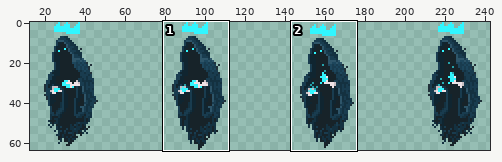
Edited in one commit: sprite sheet (MegaGameJamProject/Assets/Art/Sprites/Player/ghost idle.png). Above, an overview of the earlier version with the close-up marked.
Close-up. Old version:
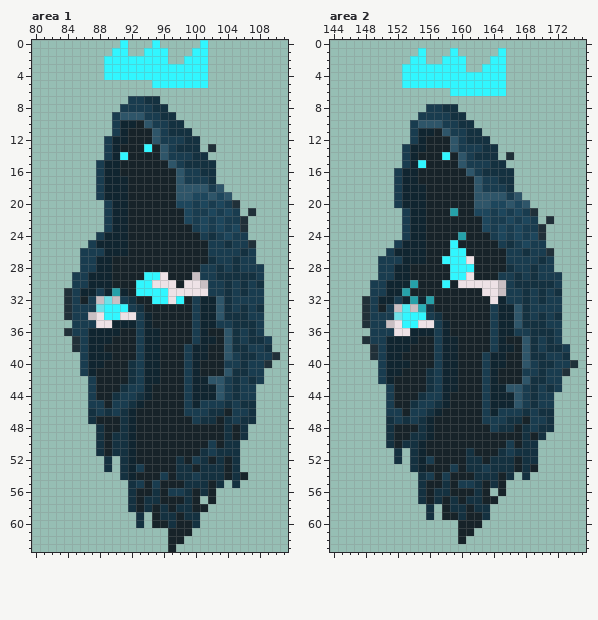
The file is 256x64 pixels. Colours within 5 levels of each other are drawn and written as one. Shown: area 1: x 80..111, y 0..63; area 2: x 144..175, y 0..63. The wide view leaves out empty margins. The commit also changed other parts of the picture, which this record leaves out.
New version:
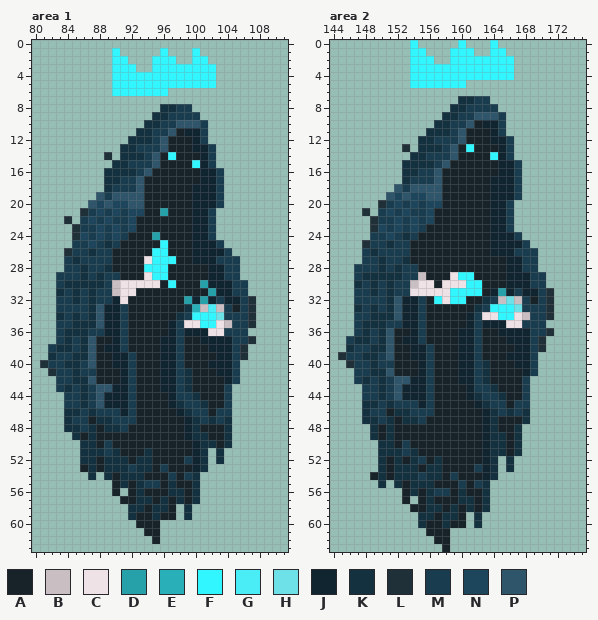
Palette (. is transparent): A #172329  B #c9bfc3  C #eee2e6  D #26a1a9  E #28afb7  F #31f6ff  G #4aedf5  H #6ee0e7  J #102530  K #143140  L #203039  M #193c4f  N #1d465c  P #2e5569
From old to new:
Changed rows in their new state; - is an unchanged pixel.
Area 1:
first column x 81:
 0 ----------.---.-----.---------
 1 ----------.--..-----.---------
 2 --------.--...--F-.-----------
 3 --------.---..-------F--------
 4 --------.------------F--------
 5 ---------FFFFF-------F--------
 6 ---------FFFFFFF--------------
 7 -----------....---------------
 8 ----------.....-KMM-----------
 9 ---------.....K-MMMM----------
10 ---------....KK-MPPPM---------
11 ---------...KKM-PAJJM---------
12 --------...KKKMPAAAJM---------
13 --------..KKMMM-AAAJJM--------
14 --------L.KKKMPAFAAAJM--------
15 -------..KKMMMP-AAAFJM--------
16 -------.KKKKMP---AAAJJM-------
17 -------.KKMMP----AAAJJM-------
18 -------.KMMMP----AAJJJM-------
19 -------PMPPPP----AAJJJM.------
20 ------PNPNNPP----AAJJJM..-----
21 -----LMN-NMNN--D--AJJM...-.---
22 ---L-MNMNMMN------AJJ-....----
23 ----LMMN-NMN-------JJ-....----
24 ----LNMNMNM---D----JJM....----
25 ----MMNMKMA----F---JJJ-....---
26 ---LM-K-MAA---FF---JJJJ-...---
27 ---MK--MM----CFFF--JJJ--M..---
28 ---MMK-MK----FFF----AJJ-M...--
29 --MM-KMKMM---C-F---AAJJMM...--
30 --MKKKKKMBCCCC-AF-AADJJJ-M..--
31 --KMKMK-MBCCAAAAAAAAADJJ-M..--
32 --MMKMKMMJCA--AAAADJD-MJJ-L.--
33 --MM--KPJJMAA-----KEBGBMAML.--
34 --KMK-KPJJMAAA---KMFFFHMMML.--
35 --MMKKKPJ-MAAA--JMCCFFCBMML.--
36 --MKKKMM--M-AAA-JMJJ-CCMM-..--
37 --MKMKPAAJM-AAAJJM-A--JJM-L..-
38 -MKKMKPAJJM-AAAJJMAAAJJJML...-
39 -KMMKKPAAJJMAAAJJMAAA-JJ-L....
40 LMMKK-PA-JJMAAAJJMAA-JJJ-....-
41 -LMMK-M---JMAAAJJMKA--JJM...--
42 --MMKKP---JMAAAJJMKAAAAJM...--
43 --MKMK-PPJJ-AA-JJMKAAAA-...---
44 ---MMK-PJJJ-AA--JM-KAAA-...---
45 ---MMK-PJJJMA---JK-MKAAM...---
46 ---KKM--M-JM-----JK--AMM...---
47 ---KMMAKKMMM------JKM-M-...---
48 ---KKMKAKKMA------JK----..----
49 ----KAKA-AAA------JKK---..----
50 -----KKAMAAA-------JKK--.-----
51 -----KK-M-AA-K-----J-.-..-----
52 -----KKA-K-AKK---AMJ-.-..-----
53 -----AKA-K-MKK-M-AAJ-....-----
54 ------K-KA-KK--AMAMK......----
55 ---------AKAKM--K-A-...-.-----
56 ---------A-AK-A-KKAK..--------
57 ----------AAK-AK-KAK-.--------
58 ------------KAK--.-..---------
59 -----------KAAKAA.-.----------
60 ------------AA-.....----------
61 -------------AA-...-----------
62 --------------A-..------------
63 ----------------.-------------
Area 2:
first column x 145:
 0 ---------F-----F---F----------
 1 ---------F-----FF--F----------
 2 -----------F-.--FFF--F--------
 3 --------.-------FF---F--------
 4 --------.------------F--------
 5 --------.-------.....---------
 6 --------------.......---------
 7 ---------------KKMM-----------
 8 -----------...-KMMMM----------
 9 ----------...K-MMPPPM---------
10 ---------...KK-MPAJJM---------
11 ---------..KKK-PAAAJM---------
12 ---------.KKMMMPAAAJJM--------
13 --------L.KKKM-AFAAAJM--------
14 --------.KKMMMPAAAAFJM--------
15 --------KKKKMP-AAAAAJJM-------
16 -------.KKMMP---AAAAJJM-------
17 -------.KMMMP----AAJJJM-------
18 -------PMPPPP----AAJJJM-------
19 ------PNPNNPP----AAJJJM-------
20 -----LMNMNMNN----AAJJM..------
21 ---L-MNMNMMN--A--AAJJ-...-----
22 ----LMMN-NMN------AJJM...-.---
23 ----LNMN-NM-------AJJ-....----
24 ----MMNMKMA----A---JJJM...----
25 ---LMMK-MAA---A----JJJJM..----
26 ---MKM-MMAA---AA---JJJ-M-..---
27 ---MMK--KAA--AAAA----JJ--..---
28 --MMMK-KMM----AAA----JJ-M..---
29 --MKKKKKMMB---C-F---AJJJM-..--
30 --KMK-KMMBCC-CC-FFAAAJJJMM..--
31 --MMK-KMMCCCCCFFFFAJDJ-JJML.--
32 --MM-MKP-JMAFCFF--KMBHBMAML.--
33 --KMKMKPJJMA-----KMFFFHM--L.--
34 --MMKKKPJJMAA---JMCCFFCB-ML.--
35 --MKKKMMJJMAAA--JMJJ-CCMMM..--
36 --MK-KPAA-MAAA-JJM-A--JJMML.--
37 -MKK-KPA--M-AAAJJM-AAJJJML..--
38 -KMMKKPAAJJMAAAJJM-AAAJJML...-
39 LMMKK-PA-JJMAAAJJMAAAJJJM....-
40 -LMMK-MAA-JMAAAJJMKAA-JJ-.....
41 --MMKKPA--JMAAAJJMKA---J-....-
42 --MKMKMPPJJMAAAJJMKA---M....--
43 ---MMK-PJJJMAAA-JM-KAAA-....--
44 ---MMK-PJJJ-AA--JK-MKAA-...---
45 ---KKMKMMMJ-AA---JKMMAM-...---
46 ---KMMAKK--MA-----JK-K--...---
47 ---KKM-A-KMA------JKAAAK...---
48 ----KA----AA------JKAAK....---
49 ----KA---AAA------JKK-K...----
50 -----K--MAA-------JKKAK..-----
51 -----KK-M-A-----A-JK-A-..-----
52 -----KA-A-MAK---AAJ-.-...-----
53 -----KAKK-AKK-A-AMJ-.-...-----
54 ----AKAKKKMKKAM--AJ-..-.------
55 -----K-KAK-K-A--AMK..---------
56 --------AKAKMM-K-AK-.---------
57 --------A-AKA-AK-AK.----------
58 ---------AA-K--AKA------------
59 ----------K-AKKA.K.-----------
60 ----------KAAKA-.K------------
61 -----------AAA-..-------------
62 ------------AA-.--------------
63 -------------A----------------
